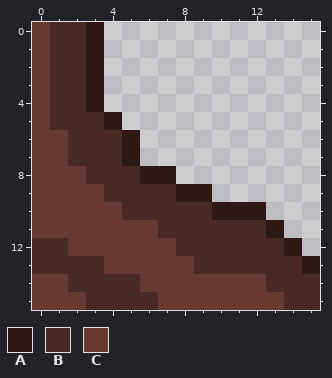
One commit to this pixel-art file: Raw_Assets/Right_tree_root.ase. The picture above was drawn from the file before the commit.
16x16 pixels, 1 frame.
Palette (. is transparent): A #2d1916  B #492924  C #663931
Pixels before, first column x 0:
 0 CBBA............
 1 CBBA............
 2 CBBA............
 3 CBBA............
 4 CBBA............
 5 CBBBA...........
 6 CCBBBA..........
 7 CCBBBA..........
 8 CCCBBBAA........
 9 CCCCBBBBAA......
10 CCCCCBBBBBAAA...
11 CCCCCCCBBBBBBA..
12 BBCCCCCCBBBBBBA.
13 BBBBCCCCCBBBBBBA
14 CCBBBBCCCCCCCBBB
15 CCCBBBBCCCCCCCBB
And afterwards:
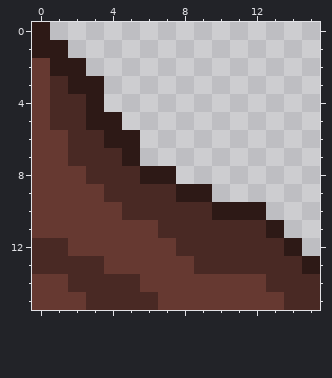
Change:
Changed rows in their new state; - is an unchanged pixel.
first column x 0:
 0 A...-
 1 AA..-
 2 -AA.-
 3 --A--
 5 ---A-
 6 ----A
Changed places in both pictures, as pixel boxes (x1, y1, x2, y2):
changed: (32, 22, 122, 148)
